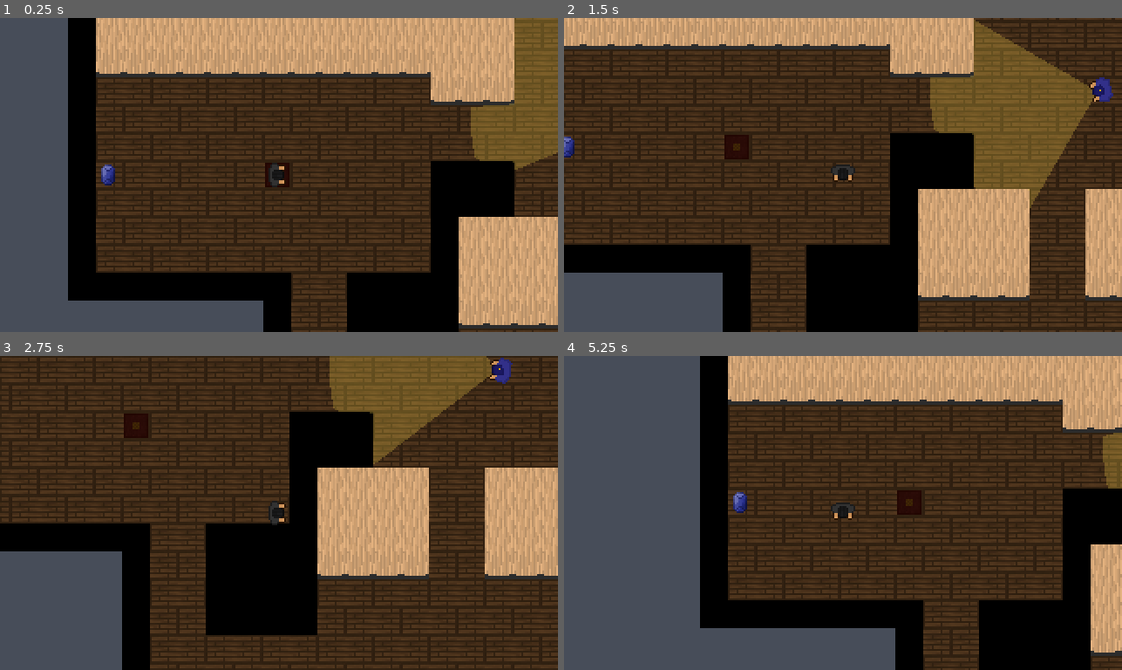
Above: before the commit, frames 1-4 (two rows, left to right).
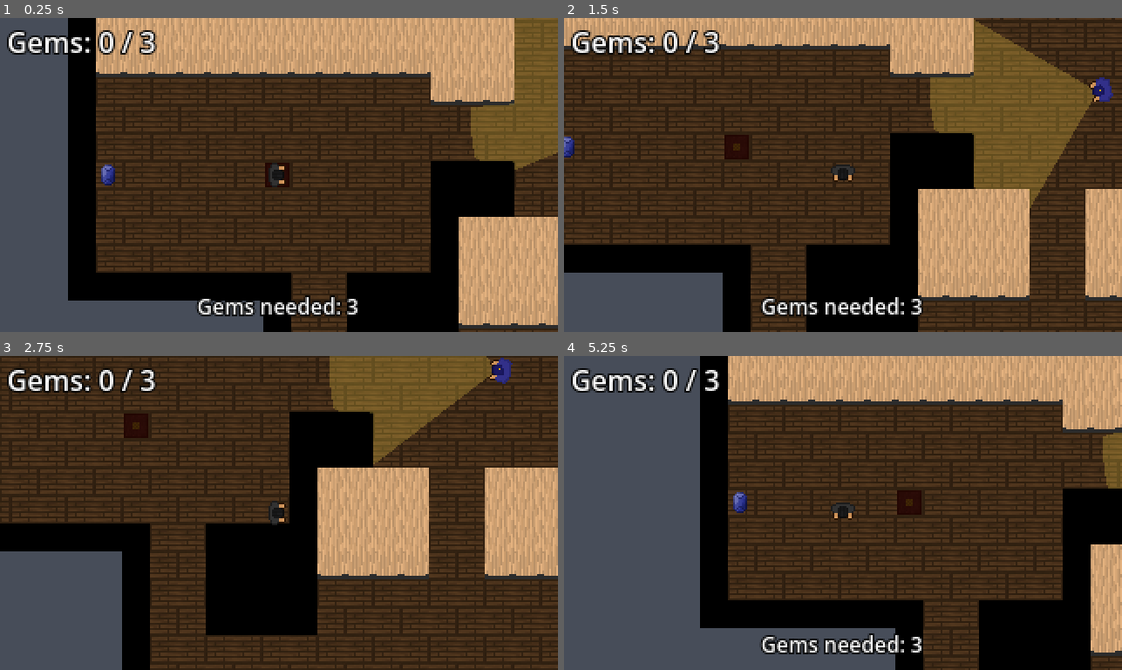
Above: after the commit, the same moments.

Repository: Louiwoah/Stealth_Game
Game: Godot game, scene res://scenes/basic_scene.tscn
Two runs of this game, one before a commit and one after it. Both use one fixed random seed, a clock stepped at 60 frames per second and the inputs below.
Inputs:
- Up to frame 1 (0.25 s): no input
- Up to frame 2 (1.5 s): hold D (move_right) 0.53-1.28 s; hold S (move_down) from 1.28 s (still down)
- Up to frame 3 (2.75 s): release S (move_down) at 2.03 s; hold D (move_right) from 2.03 s (still down)
- Up to frame 4 (5.25 s): release D (move_right) at 2.78 s; hold W (move_up) 2.78-3.53 s; hold A (move_left) 3.53-5.03 s; hold S (move_down) from 5.03 s (still down)

The runs differ from the first frame. In frame 1, 2.3% of the frame differs, in the area x 1-65%, y 3-95%; in frame 2, 2.2%; in frame 3, 1.2%; in frame 4, 2.3%.

Commit message:
Added hud, with a gem counter, win or loss messages and hints

Diff:
--- a/scenes/basic_scene.tscn
+++ b/scenes/basic_scene.tscn
@@ -7,6 +7,7 @@
 [ext_resource type="PackedScene" uid="uid://cy6fc742pktax" path="res://scenes/guard.tscn" id="3_cbqwp"]
 [ext_resource type="PackedScene" uid="uid://dlr6fsamf6ue7" path="res://scenes/gem.tscn" id="6_8dmqv"]
 [ext_resource type="PackedScene" uid="uid://cowl5kqaoekg8" path="res://scenes/exit.tscn" id="6_dphho"]
+[ext_resource type="Script" uid="uid://d4ayxstq4iaue" path="res://scripts/hud.gd" id="8_y6kn3"]
 
 [sub_resource type="TileSetAtlasSource" id="TileSetAtlasSource_86od8"]
 texture = ExtResource("1_eeskx")
@@ -60,3 +61,27 @@
 
 [node name="Player" parent="." unique_id=1425113821 instance=ExtResource("2_86od8")]
 position = Vector2(137, 104)
+
+[node name="HUD" type="CanvasLayer" parent="." unique_id=1261509133]
+script = ExtResource("8_y6kn3")
+
+[node name="GemLabel" type="Label" parent="HUD" unique_id=137760508]
+offset_left = 4.0
+offset_top = 2.0
+offset_right = 44.0
+offset_bottom = 25.0
+theme_override_constants/outline_size = 4
+text = "Gems: 0/2"
+
+[node name="MessageLabel" type="Label" parent="HUD" unique_id=1509127875]
+anchors_preset = 15
+anchor_right = 1.0
+anchor_bottom = 1.0
+grow_horizontal = 2
+grow_vertical = 2
+size_flags_horizontal = 4
+theme_override_constants/outline_size = 4
+theme_override_font_sizes/font_size = 24
+text = "Caught!"
+horizontal_alignment = 1
+vertical_alignment = 1
--- a/scripts/basic_scene.gd
+++ b/scripts/basic_scene.gd
@@ -2,31 +2,34 @@
 
 var gems_total := 0
 var gems_collected := 0
-var game_over := false              # ← NEW: stops "caught" or "win" happening twice
+var game_over := false
 @onready var exit_zone: Exit = $Exit
+@onready var hud: HUD = $HUD
 
 func _ready() -> void:
+
 	for gem in get_tree().get_nodes_in_group("gems"):
 		gems_total += 1
 		gem.collected.connect(_on_gem_collected)
-	print("Gems in level: ", gems_total)
 
 	exit_zone.player_entered.connect(_on_player_reached_exit)
 
-	# ← NEW (moved here from guard.gd): listen to every guard
+
 	for guard in get_tree().get_nodes_in_group("guards"):
 		guard.caught_player.connect(_on_player_caught)
 
+	hud.set_gems(gems_collected, gems_total)
+
 func _on_gem_collected() -> void:
 	gems_collected += 1
-	print("Gems: ", gems_collected, " / ", gems_total)
+	hud.set_gems(gems_collected, gems_total)
 	if gems_collected == gems_total:
-		print("All gems collected, return to start")
 		exit_zone.light_up()
+		hud.show_hint("All gems! Get back to the start", 2.0)
 
 func _on_player_reached_exit() -> void:
 	if gems_collected < gems_total:
-		print("Gems needed:", gems_total - gems_collected)
+		hud.show_hint("Gems needed: %d" % (gems_total - gems_collected), 1.5)
 		return
 	win()
 
@@ -34,20 +37,19 @@
 	if game_over:
 		return
 	game_over = true
-	print("You win!")
+	hud.show_message("You escaped!")
 	get_tree().paused = true
 	restart_level(3.0)
 
-# ← NEW
 func _on_player_caught() -> void:
 	if game_over:
 		return
 	game_over = true
-	print("Caught!")
+	hud.show_message("Caught!")
 	get_tree().paused = true
 	restart_level(1.5)
 
-# ← NEW: wait a moment, then reload the whole level from the start
+
 func restart_level(after_seconds: float) -> void:
 	await get_tree().create_timer(after_seconds).timeout
 	get_tree().paused = false
--- /dev/null
+++ b/scripts/hud.gd
@@ -0,0 +1,39 @@
+class_name HUD
+extends CanvasLayer
+
+const MESSAGE_FONT_SIZE := 24
+const HINT_FONT_SIZE := 12
+const HINT_BOTTOM_GAP := 6.0
+
+@onready var gem_label: Label = $GemLabel
+@onready var message_label: Label = $MessageLabel
+
+var message_count := 0
+
+func _ready() -> void:
+	message_label.visible = false
+
+func set_gems(collected: int, total: int) -> void:
+	gem_label.text = "Gems: %d / %d" % [collected, total]
+
+
+func show_message(text: String, seconds: float = 0.0) -> void:
+	_show(text, seconds, MESSAGE_FONT_SIZE, VERTICAL_ALIGNMENT_CENTER, 0.0)
+
+
+func show_hint(text: String, seconds: float = 0.0) -> void:
+	_show(text, seconds, HINT_FONT_SIZE, VERTICAL_ALIGNMENT_BOTTOM, -HINT_BOTTOM_GAP)
+
+
+func _show(text: String, seconds: float, font_size: int, alignment: VerticalAlignment, bottom_offset: float) -> void:
+	message_count += 1
+	var this_message := message_count
+	message_label.text = text
+	message_label.add_theme_font_size_override("font_size", font_size)
+	message_label.vertical_alignment = alignment
+	message_label.offset_bottom = bottom_offset
+	message_label.visible = true
+	if seconds > 0.0:
+		await get_tree().create_timer(seconds).timeout
+		if message_count == this_message:
+			message_label.visible = false
Not shown, added: scripts/hud.gd.uid
